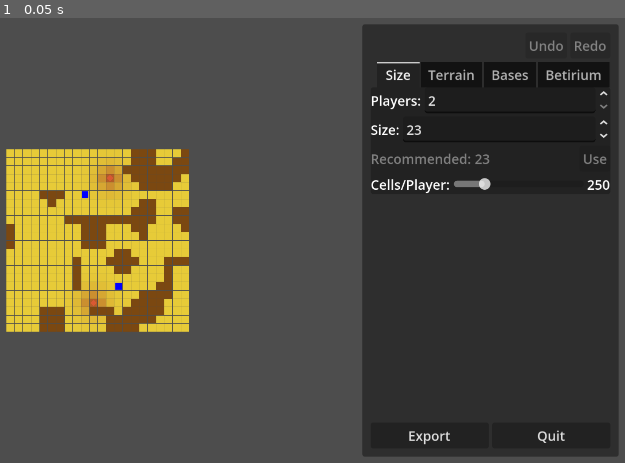
Above: before the commit, frame 1.
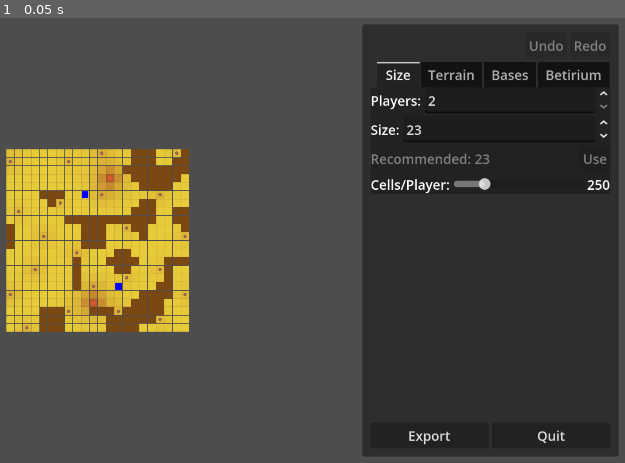
Above: after the commit, the same moment.

Repository: wadcom/kisarra-mapgen
Game: Godot game, scene res://editor/ui/editor.tscn
The game is run twice, just before and just after one commit, with the same random seed, the same clock (stepped at 60 frames per second) and the same inputs.
Inputs:
- Up to frame 1 (0.05 s): no input

The runs differ from the first frame. In frame 1, 0.1% of the frame differs, in the area x 1-30%, y 29-71%.

Commit message:
Regenerate ambient deposits on mountains changes

Diff:
--- a/editor/document.gd
+++ b/editor/document.gd
@@ -127,6 +127,7 @@
 
 func _on_mountains_changed() -> void:
 	generate_bases(bases.rng_seed)
+	betirium_sources.regenerate_ambient(mountains, size)
 
 
 ## Returns export dictionary.
